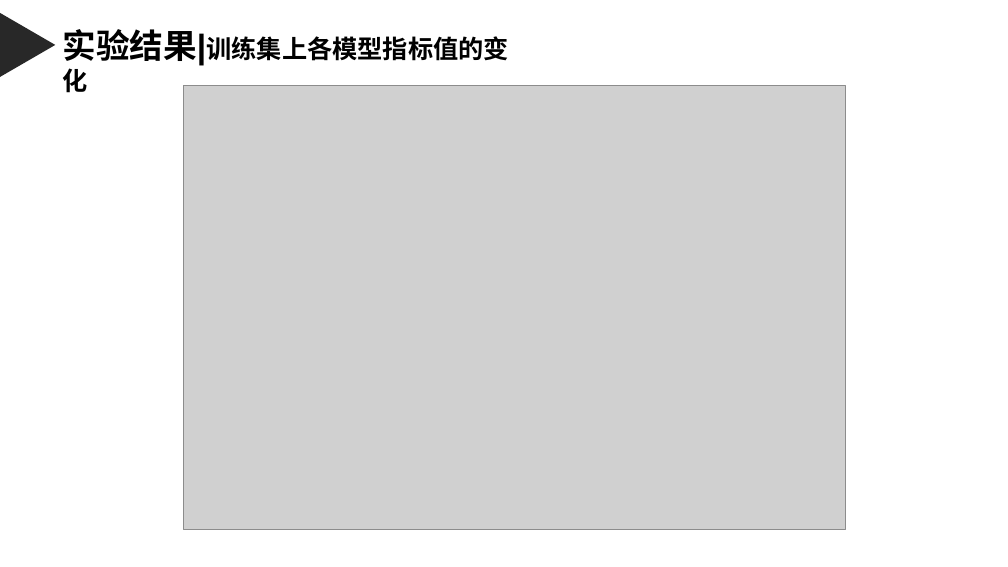
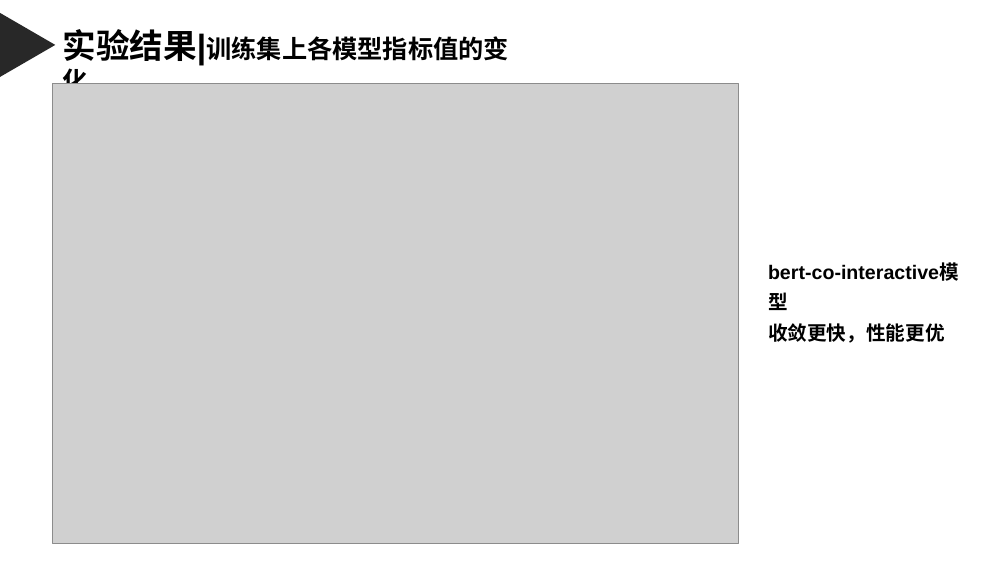
Before and after one commit to weixiao2333/zjuthesis-mphil, a slide deck: slide 22 of 硕士毕业论文答辩PPT.pptx. Drawn at 1008x567 pixels with LibreOffice and Linux fonts; fonts in the diff are those of the drawing; grey boxes stand for pictures. Boxes give left, top, right and bottom in pixels: in the first picture for what was removed or moved away, otherwise in the second. Text is boxed around its words. In the diff, an @@ line names an element or a change of style, - is before the commit and + after.

```diff
--- a/硕士毕业论文答辩PPT.pptx
+++ b/硕士毕业论文答辩PPT.pptx
@@ picture: place and size @@
-picture at [183,86,845,530]
+picture at [52,83,738,543]
@@ text added at [768,263,959,343], 14 pt, text #000000, bold @@
+bert-co-interactive模型
+收敛更快，性能更优
```
Also in this commit, not shown: 4 other slides changed, 1 other file.
